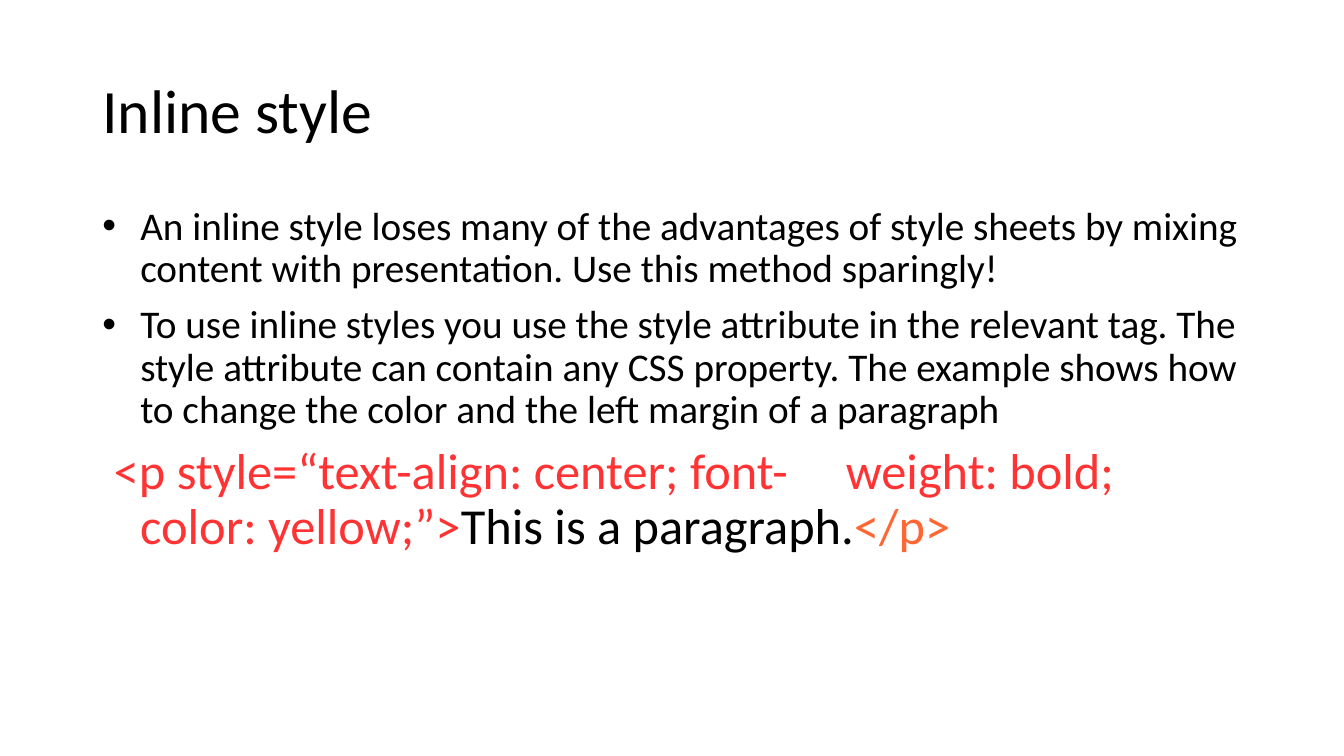
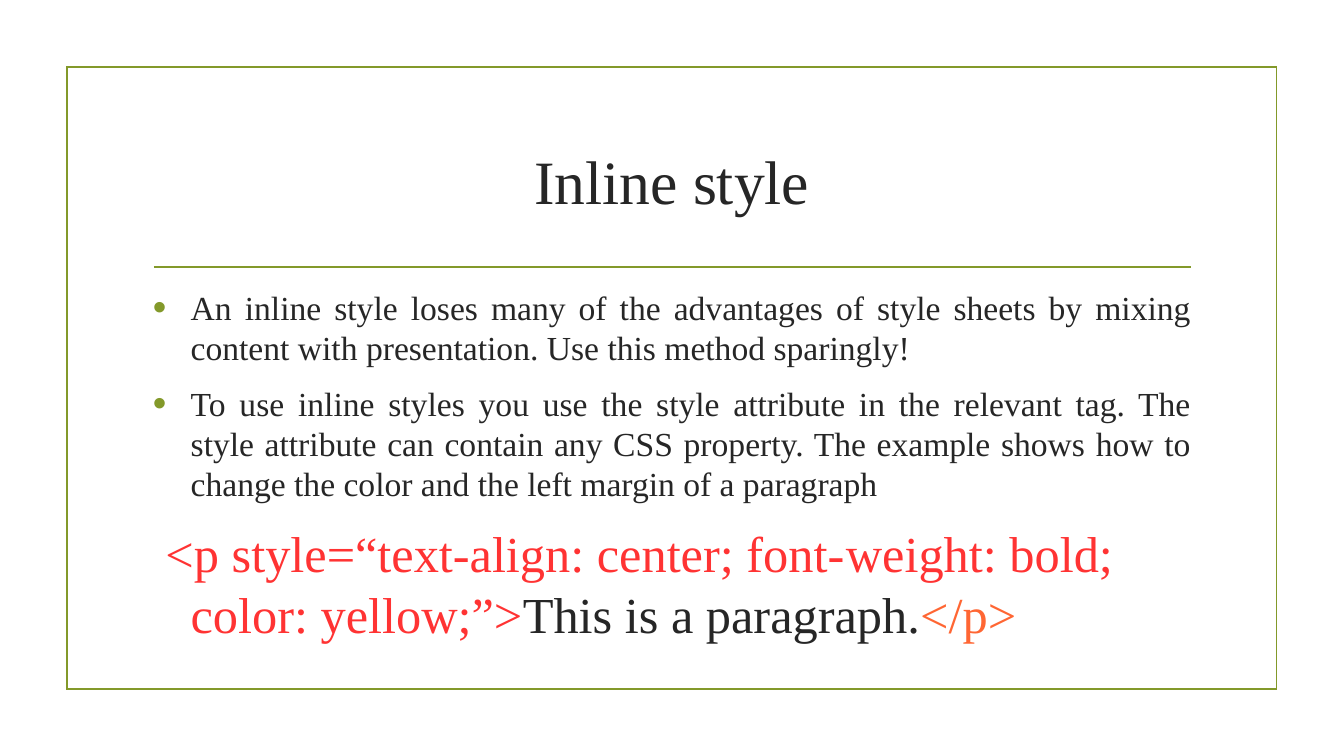
Before and after one commit to saikirandd/cssworkshop, a slide deck: slide 12 of Cascading Style Sheets- CSS.pptx. Drawn at 1344x756 pixels with LibreOffice and Linux fonts; fonts in the diff are those of the drawing; background and template pictures are left out. Boxes give left, top, right and bottom in pixels: in the first picture for what was removed or moved away, otherwise in the second. Text is boxed around its words. In the diff, an @@ line names an element or a change of style, - is before the commit and + after.

```diff
--- a/Cascading Style Sheets- CSS.pptx
+++ b/Cascading Style Sheets- CSS.pptx
@@ rectangle added at [67, 68, 1276, 690], outline #83992A 1.25 pt @@
@@ title "Inline style": place and size @@
-title "Inline style" at [102, 90, 372, 143]
+title "Inline style" at [534, 161, 809, 216]
@@ title "Inline style" at [534, 161, 809, 216]: font Calibri to Times New Roman, text colour #000000 to #262626; alignment left to centre; line spacing 0.9 to 1 @@
@@ line added from (154, 267) to (1191, 267), #83992A 1.25 pt @@
@@ text "An inline style loses many ...": place and size @@
-text "An inline style loses many ..." at [114, 212, 1237, 553]
+text "An inline style loses many ..." at [165, 296, 1190, 643]
@@ text "An inline style loses many ..." at [165, 296, 1190, 643]: size 28 to 24 pt in "An inline style loses many of the ...", "To use inline styles you use the ..."; font Calibri to Times New Roman; text colour #000000 to #262626 in "An inline style loses many of the ...", "To use inline styles you use the ...", "yellow;”>This is a paragraph.</p>"; alignment left to justified; line spacing 0.9 to 1; more space between paragraphs @@
```
Also in this commit, not shown: 20 other slides changed, 2 slides added.
